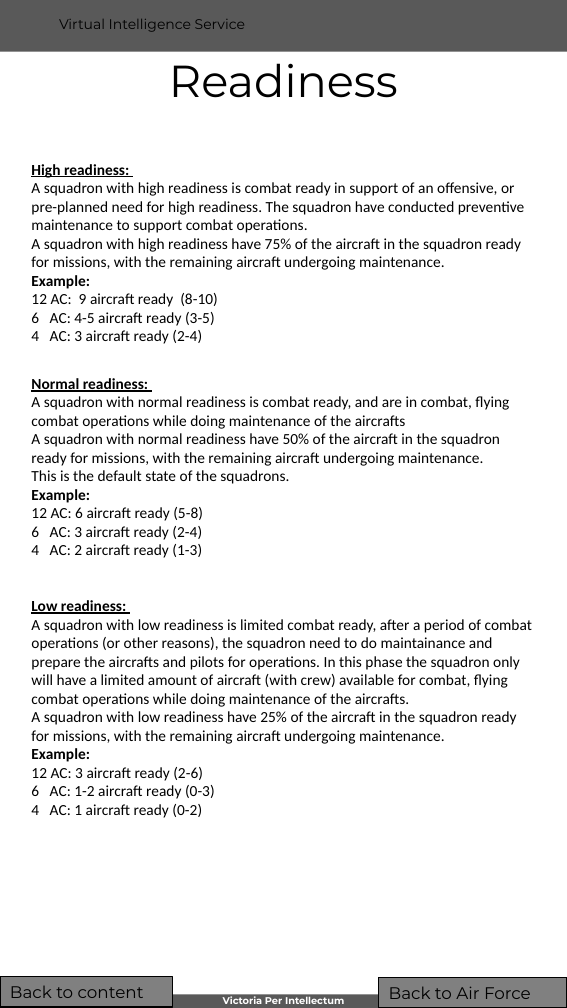
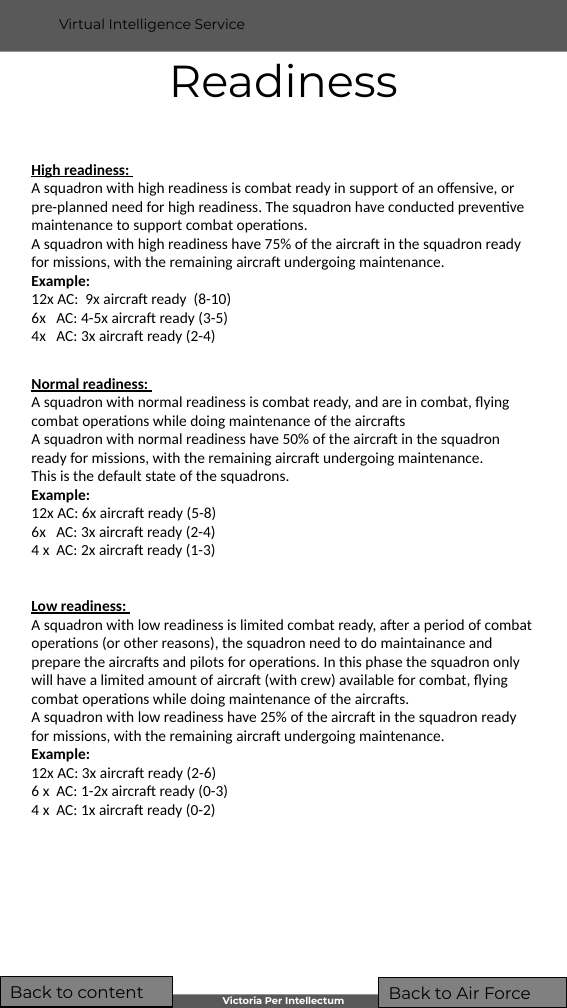
Before and after one commit to 132nd-vWing/VIS, a slide deck: slide 8 of BASIC/WIP/VIS Generic_Order_of_Battle - Air Forces.pptx. Drawn at 567x1008 pixels with LibreOffice and Linux fonts; fonts in the diff are those of the drawing; background and template pictures are left out. Boxes give left, top, right and bottom in pixels: in the first picture for what was removed or moved away, otherwise in the second. Text is boxed around its words. In the diff, an @@ line names an element or a change of style, - is before the commit and + after.

```diff
--- a/BASIC/WIP/VIS Generic_Order_of_Battle - Air Forces.pptx
+++ b/BASIC/WIP/VIS Generic_Order_of_Battle - Air Forces.pptx
@@ text at [31, 293, 232, 344]: text changed @@
-12 AC: 9 aircraft ready (8-10)
-6 AC: 4-5 aircraft ready (3-5)
-4 AC: 3 aircraft ready (2-4)
+12x AC: 9x aircraft ready (8-10)
+6x AC: 4-5x aircraft ready (3-5)
+4x AC: 3x aircraft ready (2-4)
@@ text at [31, 507, 217, 558]: text changed @@
-12 AC: 6 aircraft ready (5-8)
-6 AC: 3 aircraft ready (2-4)
-4 AC: 2 aircraft ready (1-3)
+12x AC: 6x aircraft ready (5-8)
+6x AC: 3x aircraft ready (2-4)
+4 x AC: 2x aircraft ready (1-3)
@@ text at [31, 767, 228, 818]: text changed @@
-12 AC: 3 aircraft ready (2-6)
-6 AC: 1-2 aircraft ready (0-3)
-4 AC: 1 aircraft ready (0-2)
+12x AC: 3x aircraft ready (2-6)
+6 x AC: 1-2x aircraft ready (0-3)
+4 x AC: 1x aircraft ready (0-2)
```
Also in this commit, not shown: 8 other slides changed, 10 slides removed, 14 other files.
